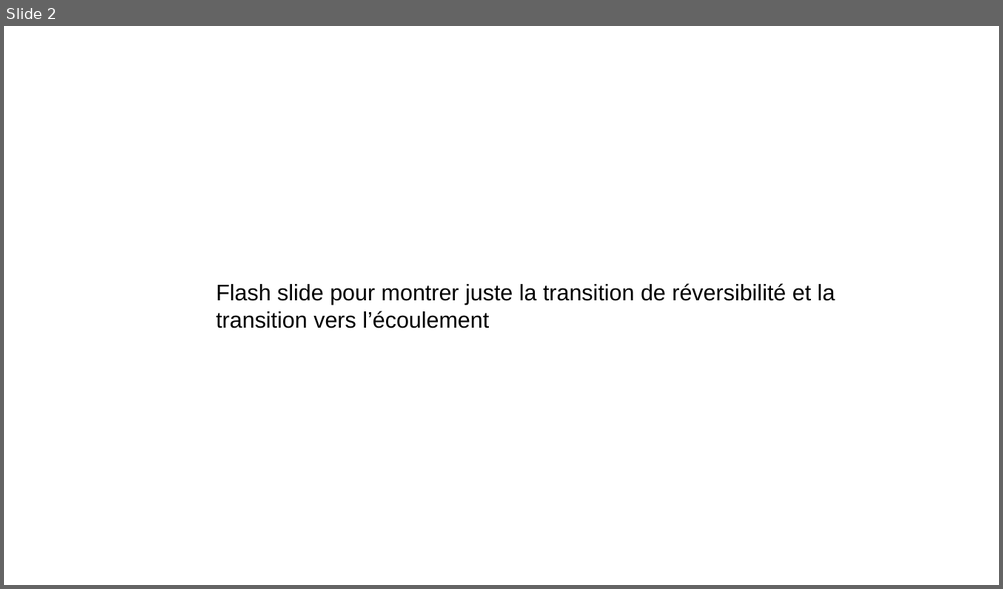
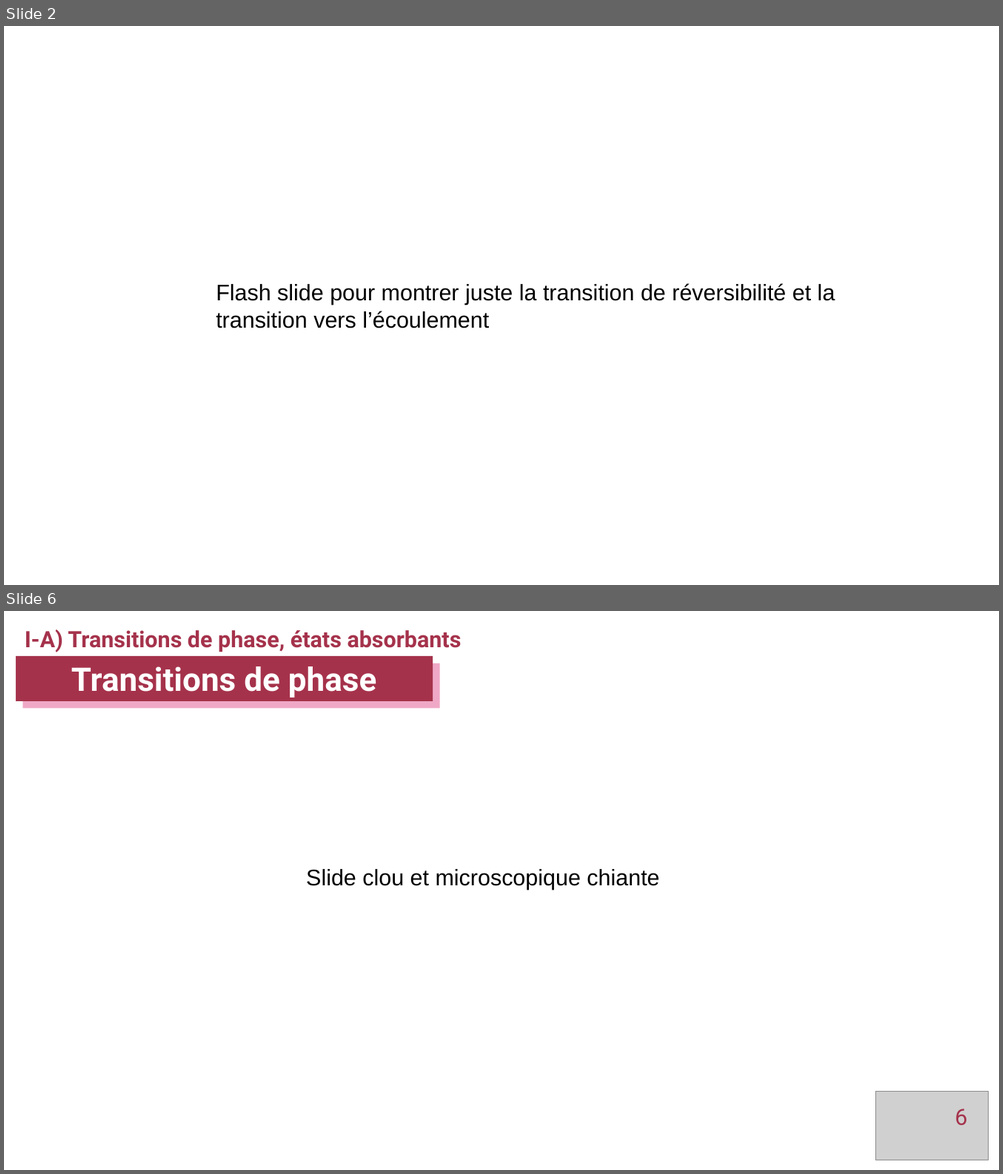
Before and after one commit to tjocteur/these, a slide deck: Soutenance/Soutenance_Jocteur.odp. Shown one above the other, each under a label of ours: slide 2 before the commit, slides 2 and 6 after it; the slides between them are not shown. The pictures are 1003x589 and 1003x1174 pixels, drawn with LibreOffice and Linux fonts; fonts in the diff are those of the drawing; grey boxes stand for pictures. Boxes give left, top, right and bottom in pixels: in the first picture for what was removed or moved away, otherwise in the second. Text is boxed around its words. In the diff, an @@ line names an element or a change of style, - is before the commit and + after.

```diff
--- a/Soutenance/Soutenance_Jocteur.odp
+++ b/Soutenance/Soutenance_Jocteur.odp
@@ slide 6 added at (x1=4, y1=611, x2=999, y2=1170), background #FFFFFF @@
@@ text added at (x1=25, y1=629, x2=461, y2=652), 18 pt, text #A5324B, bold @@
+I-A) Transitions de phase, états absorbants
@@ rectangle added at (x1=16, y1=656, x2=432, y2=701), fill #A5324B, 26 pt, text #FFFFFF, bold @@
+Transitions de phase
@@ text added at (x1=306, y1=869, x2=659, y2=890), 18 pt, text #000000 @@
+Slide clou et microscopique chiante
@@ picture added at (x1=876, y1=1092, x2=989, y2=1161) @@
@@ page number added at (x1=954, y1=1109, x2=967, y2=1126), 18 pt, text #A5324B @@
+6
```
Also in this commit, not shown: 1 slide changed, 7 other slides added, 15 other files.
